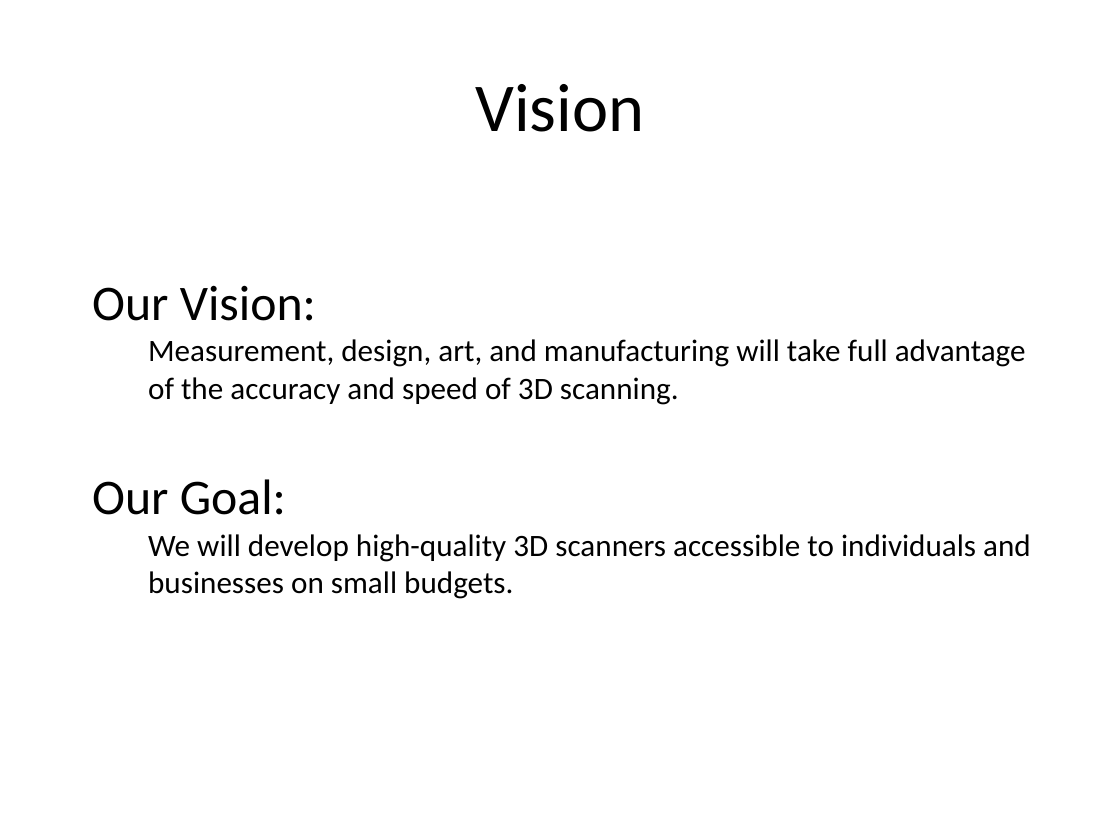
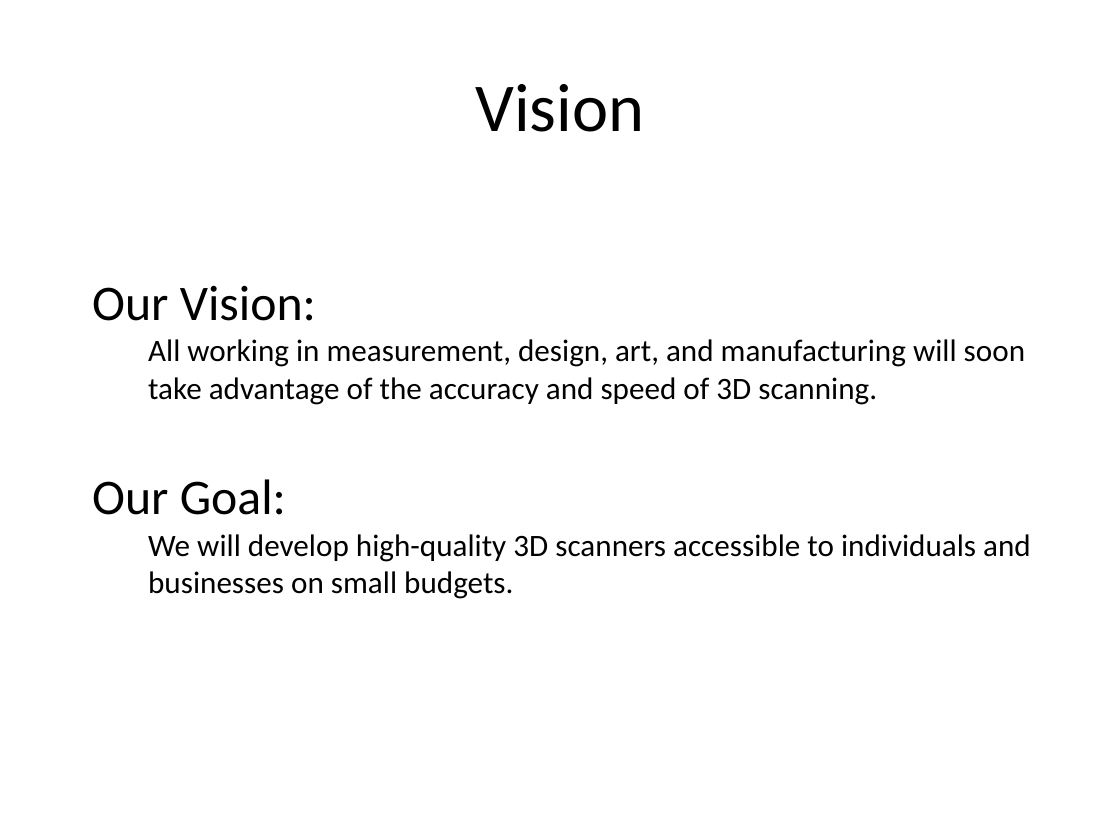
Before and after one commit to troyastorino/dcba, a slide deck: slide 2 of slides/initial-10-slide-pitch.pptx. Drawn at 1120x840 pixels with LibreOffice and Linux fonts; fonts in the diff are those of the drawing. Boxes give left, top, right and bottom in pixels: in the first picture for what was removed or moved away, otherwise in the second. Text is boxed around its words. In the diff, an @@ line names an element or a change of style, - is before the commit and + after.

```diff
--- a/slides/initial-10-slide-pitch.pptx
+++ b/slides/initial-10-slide-pitch.pptx
@@ text at [148,339,1025,405]: text changed @@
-Measurement, design, art, and manufacturing will take full advantage of the accuracy and speed of 3D scanning.
+All working in measurement, design, art, and manufacturing will soon take advantage of the accuracy and speed of 3D scanning.
```
Also in this commit, not shown: 5 other slides changed.
